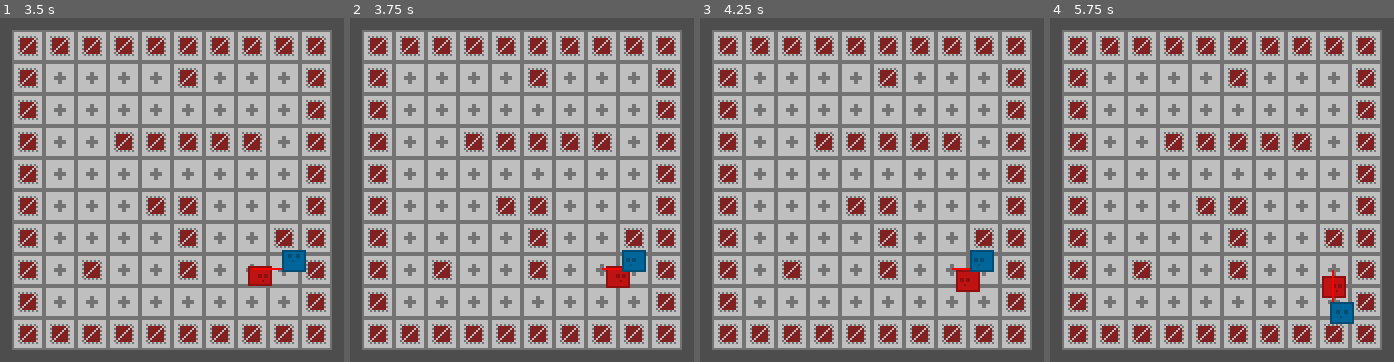
Above: before the commit, frames 1-4 (left to right).
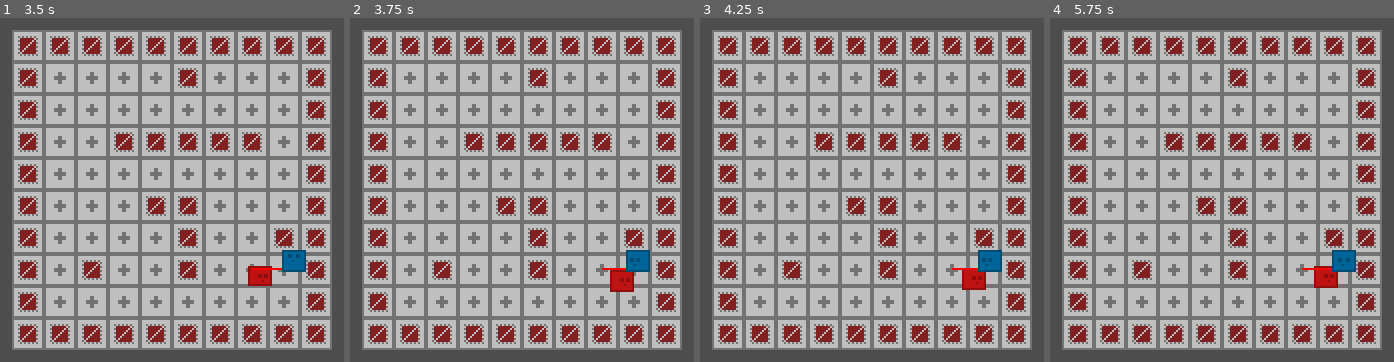
Above: after the commit, the same moments.

Repository: ewylson/custom-pathfinding
Game: Godot game, scene res://demo/demo_level.tscn
Same seed, same stepped clock (60 frames per second), same inputs: the game is played once before the commit and once after it.
Inputs:
- Up to frame 1 (3.5 s): hold Right (ui_right) 0.53-1.28 s; hold Down (ui_down) 1.28-2.03 s; hold Right (ui_right) 2.03-2.78 s; hold Up (ui_up) from 2.78 s (still down)
- Up to frame 2 (3.75 s): release Up (ui_up) at 3.53 s; hold Left (ui_left) from 3.53 s (still down)
- Up to frame 3 (4.25 s): keep holding Left (ui_left)
- Up to frame 4 (5.75 s): release Left (ui_left) at 5.03 s; hold Down (ui_down) from 5.03 s (still down)

Frame 1 is identical in both runs. In frame 2, 0.6% of the frame differs, in the area x 74-88%, y 67-80%; in frame 3, 0.7%; in frame 4, 1.5%, in the area x 73-89%, y 67-89%.

Commit message:
[fix] use index instead of loop to get next position in Pathfinder2D

Diff:
--- a/pathfinding/pathfinder2d.gd
+++ b/pathfinding/pathfinder2d.gd
@@ -86,10 +86,9 @@
 
 func get_next_path_position() -> Vector2:
 	var next_position : Vector2
-	for coords : Vector2i in __path_coords:
-		if coords != pathdinding_map.layer.local_to_map(parent2d.position):
-			next_position = pathdinding_map.layer.map_to_local(coords)
-			break
+	if __path_coords.size() > 1:
+		# Index 1 is used because index 0 contains the coordinates of the parent node itself.
+		next_position = pathdinding_map.layer.map_to_local(__path_coords[1])
 	return next_position
 
 
